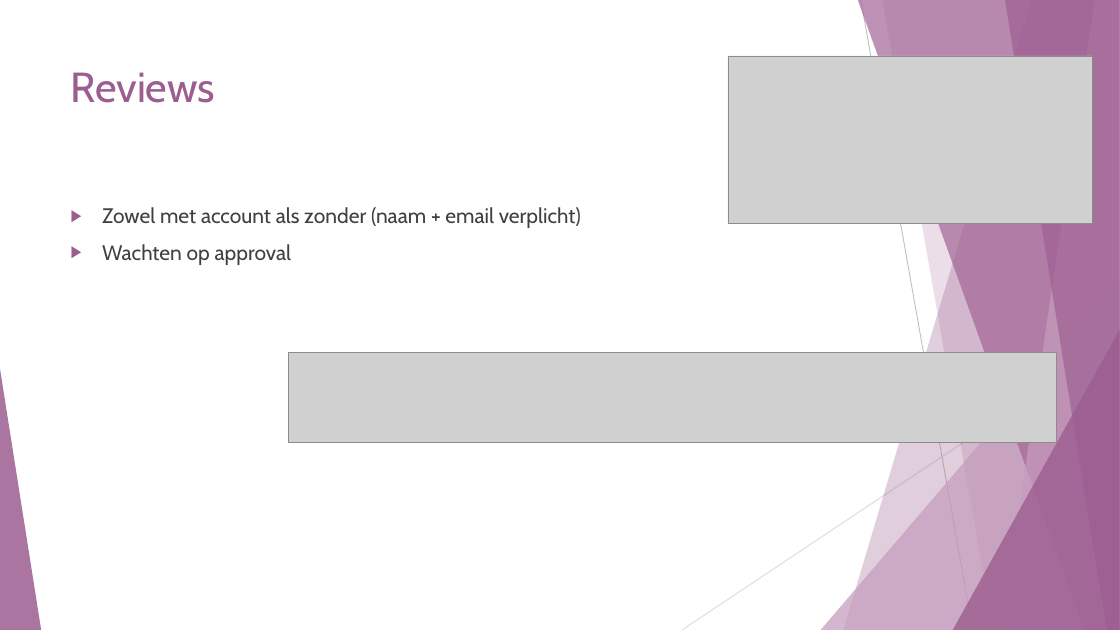
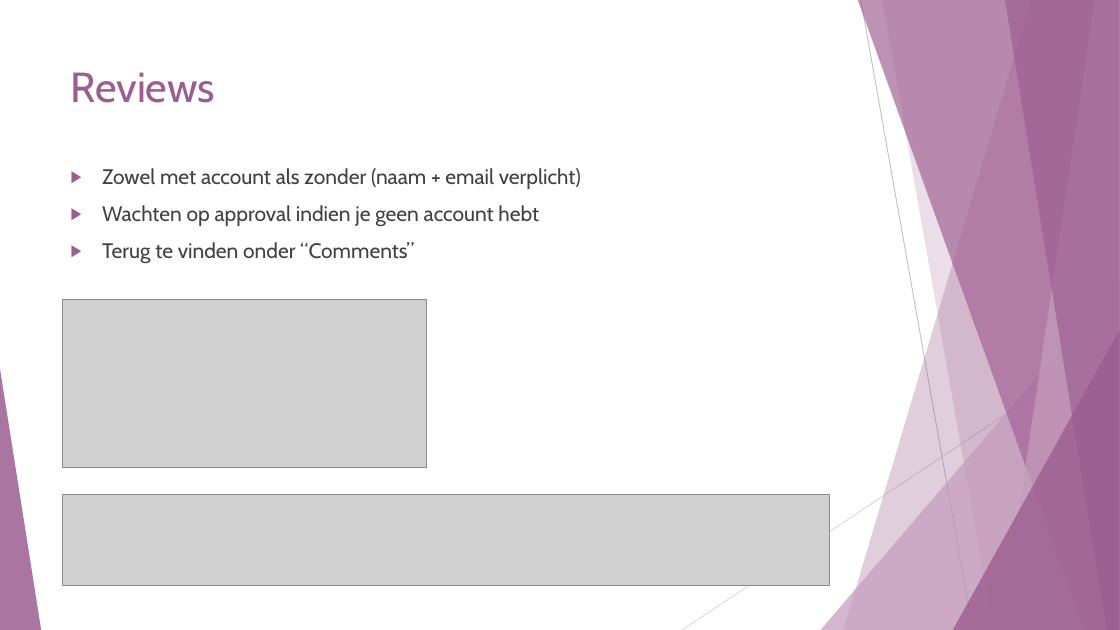
Before and after one commit to SarahJehin/WebResearch, a slide deck: slide 17 of new_technology/Wordpress - WooCommerce.pptx (slide 16 before the commit). Drawn at 1120x630 pixels with LibreOffice and Linux fonts; fonts in the diff are those of the drawing; grey boxes stand for pictures. Boxes give left, top, right and bottom in pixels: in the first picture for what was removed or moved away, otherwise in the second. Text is boxed around its words. In the diff, an @@ line names an element or a change of style, - is before the commit and + after.

```diff
--- a/new_technology/Wordpress - WooCommerce.pptx
+++ b/new_technology/Wordpress - WooCommerce.pptx
@@ text "Zowel met account als zonder ...": place and size @@
-text "Zowel met account als zonder ..." at [102,207,581,265]
+text "Zowel met account als zonder ..." at [102,168,581,264]
@@ text at [102,205,539,264]: text changed @@
-▶ Wachten op approval
+▶ Wachten op approval indien je geen account hebt
+▶ Terug te vinden onder “Comments”
@@ picture: place and size @@
-picture at [728,56,1093,224]
+picture at [62,300,427,468]
@@ picture: place and size @@
-picture at [288,352,1056,442]
+picture at [62,495,830,585]
```
Also in this commit, not shown: 13 other slides changed, 7 slides added, 8 slides removed, 40 other files.
